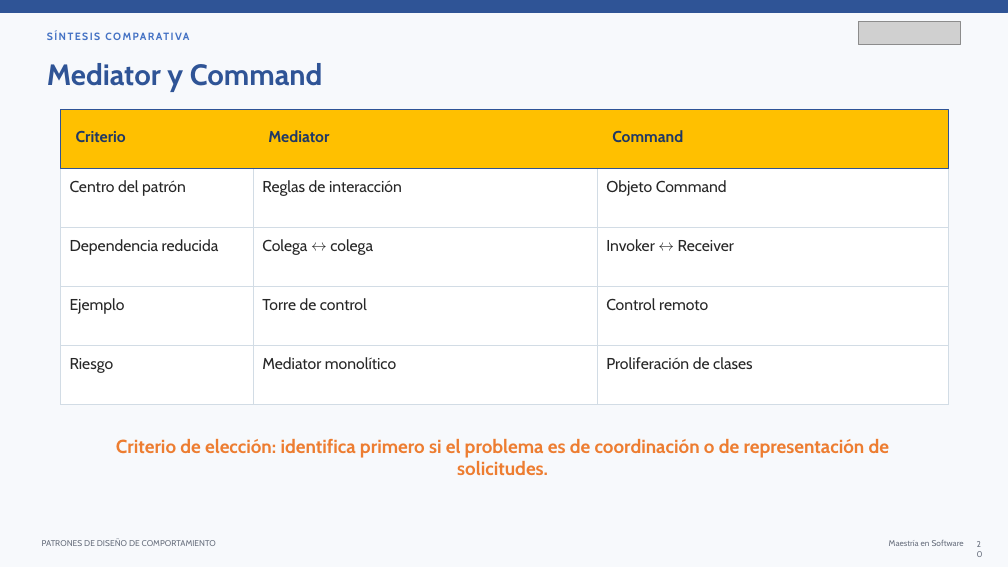
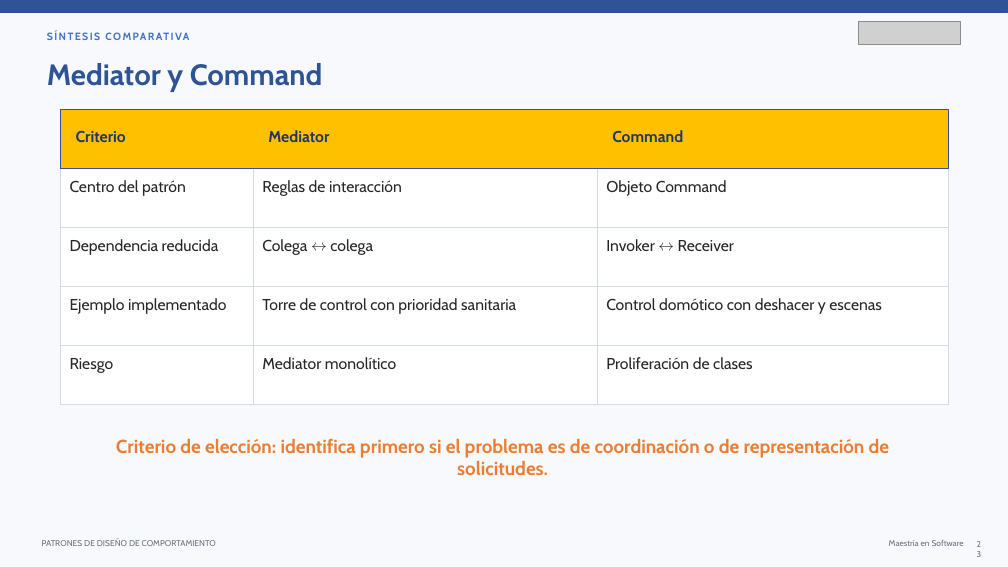
Before and after one commit to carytnas/PDS_Actividad03_Grupo02, a slide deck: slide 23 of documentacion/PDS_Actividad03_Grupo02.pptx (slide 20 before the commit). Drawn at 1008x567 pixels with LibreOffice and Linux fonts; fonts in the diff are those of the drawing; grey boxes stand for pictures. Boxes give left, top, right and bottom in pixels: in the first picture for what was removed or moved away, otherwise in the second. Text is boxed around its words. In the diff, an @@ line names an element or a change of style, - is before the commit and + after.

Commit message:
Mejoras de Mediator y Command, pruebas e informe actualizado
- Mediator: AvionSanitario con prioridad en la torre, aviso de nuevas
  posiciones en la cola y registro de aeronaves desde el cliente.
- Command: deshacer con historial, Ventilador, MacroComando y control
  con varios botones reasignables.
- Pruebas unitarias con JUnit 5 (13 pruebas) y pom.xml para mvn test.
- Diagramas UML regenerados y alineados con el código.
- Informe (docx y pdf) y presentación actualizados.

```diff
--- a/documentacion/PDS_Actividad03_Grupo02.pptx
+++ b/documentacion/PDS_Actividad03_Grupo02.pptx
@@ table at (x1=60, y1=110, x2=949, y2=405) @@
-row 4: Ejemplo | Torre de control | Control remoto
+row 4: Ejemplo implementado | Torre de control con prioridad sanitaria | Control domótico con deshacer y escenas
```
Also in this commit, not shown: 15 other slides changed, 3 slides added, 24 other files.
